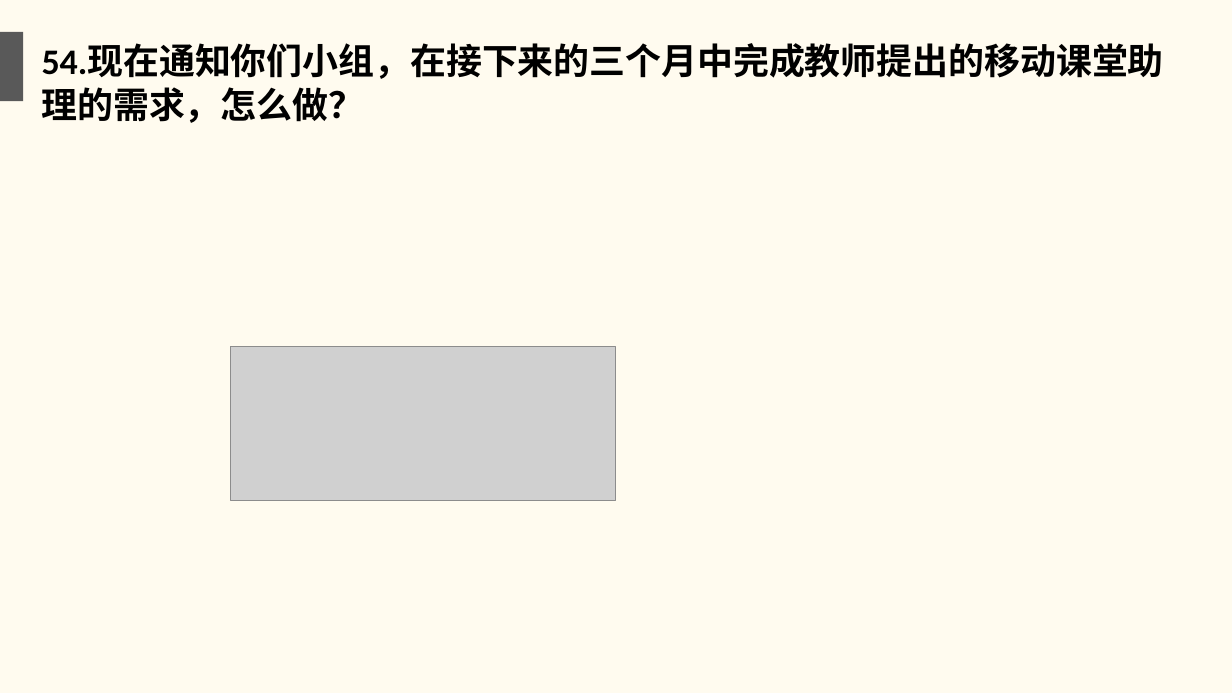
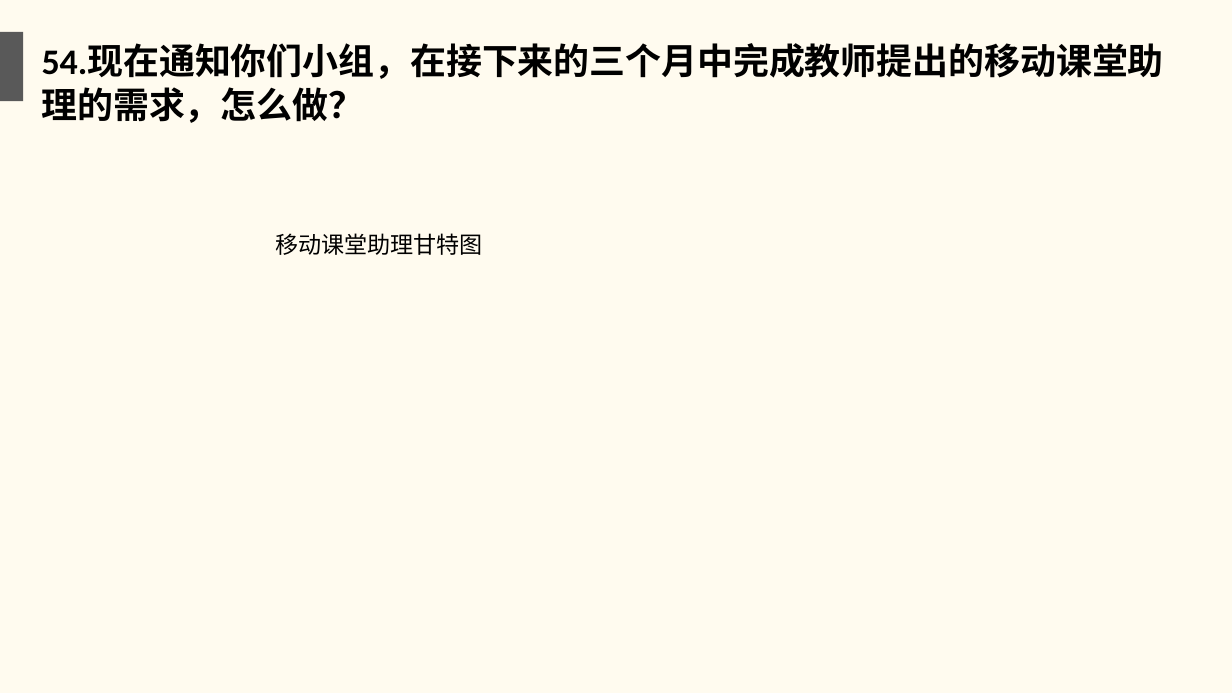
Before and after one commit to twn422/PRD2017, a slide deck: slide 56 of PRD-2017-G24/STW/受控文件/分析设计/项目收尾评审.ppt. Drawn at 1232x693 pixels with LibreOffice and Linux fonts; fonts in the diff are those of the drawing; grey boxes stand for pictures. Boxes give left, top, right and bottom in pixels: in the first picture for what was removed or moved away, otherwise in the second. Text is boxed around its words. In the diff, an @@ line names an element or a change of style, - is before the commit and + after.

Commit message:
ppt修改

```diff
--- a/PRD-2017-G24/STW/受控文件/分析设计/项目收尾评审.ppt
+++ b/PRD-2017-G24/STW/受控文件/分析设计/项目收尾评审.ppt
@@ text added at box(275, 233, 483, 255), 18 pt, text #000000 @@
+移动课堂助理甘特图
@@ picture removed at box(231, 346, 616, 501) @@
```
